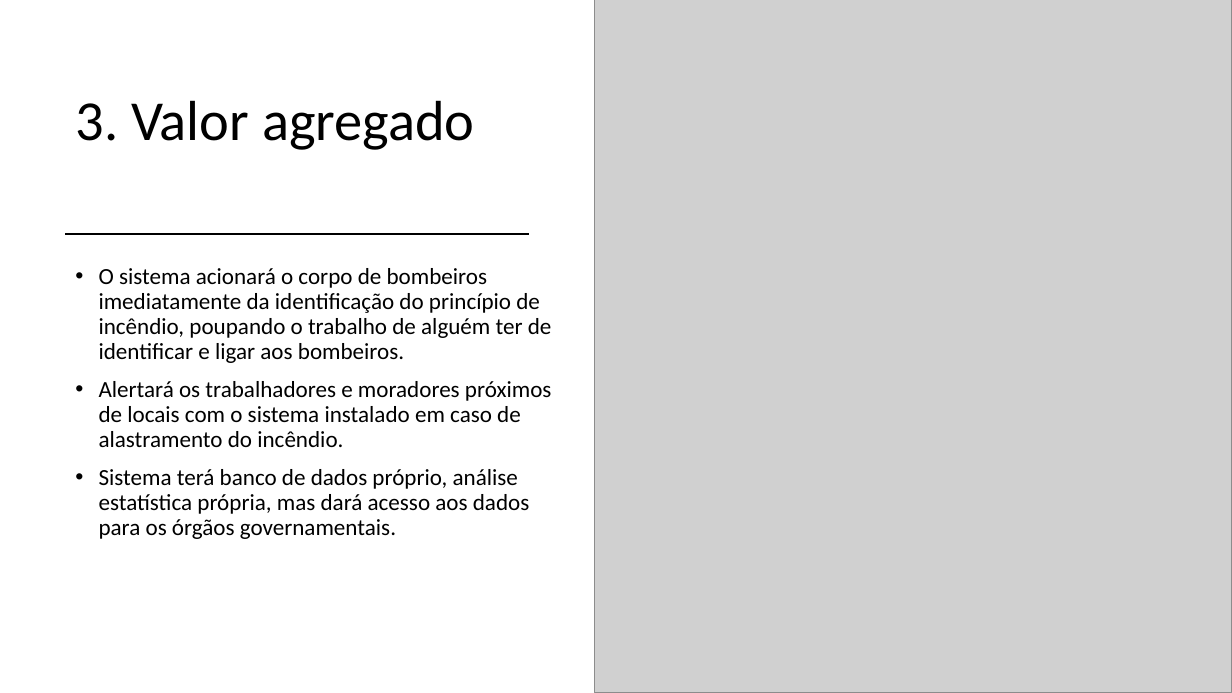
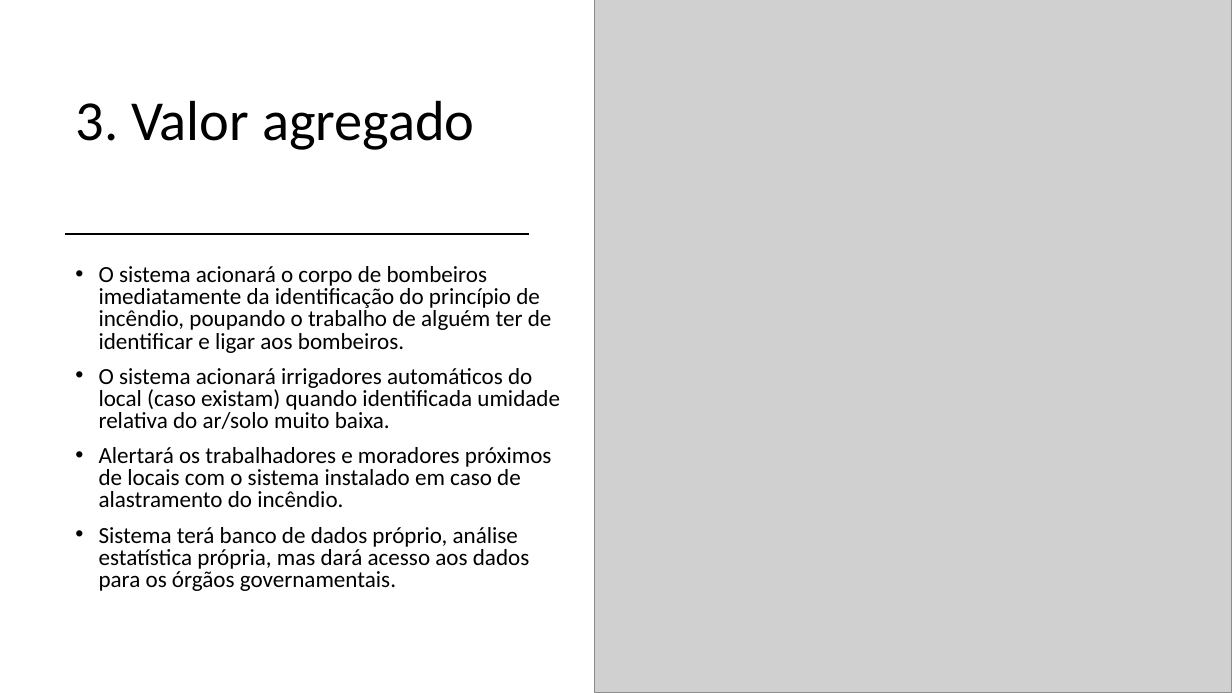
Before and after one commit to BandTec/sdpiar, a slide deck: slide 5 of documentacao/P&I/Sprint 1 - Todos os entregáveis/Apresentação Contexto Negócio-Justificativa Projeto.pptx. Drawn at 1232x693 pixels with LibreOffice and Linux fonts; fonts in the diff are those of the drawing; grey boxes stand for pictures. Boxes give left, top, right and bottom in pixels: in the first picture for what was removed or moved away, otherwise in the second. Text is boxed around its words. In the diff, an @@ line names an element or a change of style, - is before the commit and + after.

```diff
--- a/documentacao/P&I/Sprint 1 - Todos os entregáveis/Apresentação Contexto Negócio-Justificativa Projeto.pptx
+++ b/documentacao/P&I/Sprint 1 - Todos os entregáveis/Apresentação Contexto Negócio-Justificativa Projeto.pptx
@@ text at [99,266,552,591]: line spacing 0.9 to 0.8 @@
@@ text at [99,368,560,429]: paragraph added @@
+• O sistema acionará irrigadores automáticos do local (caso existam) quando identificada umidade relativa do ar/solo muito baixa.
```
Also in this commit, not shown: 4 other files.
